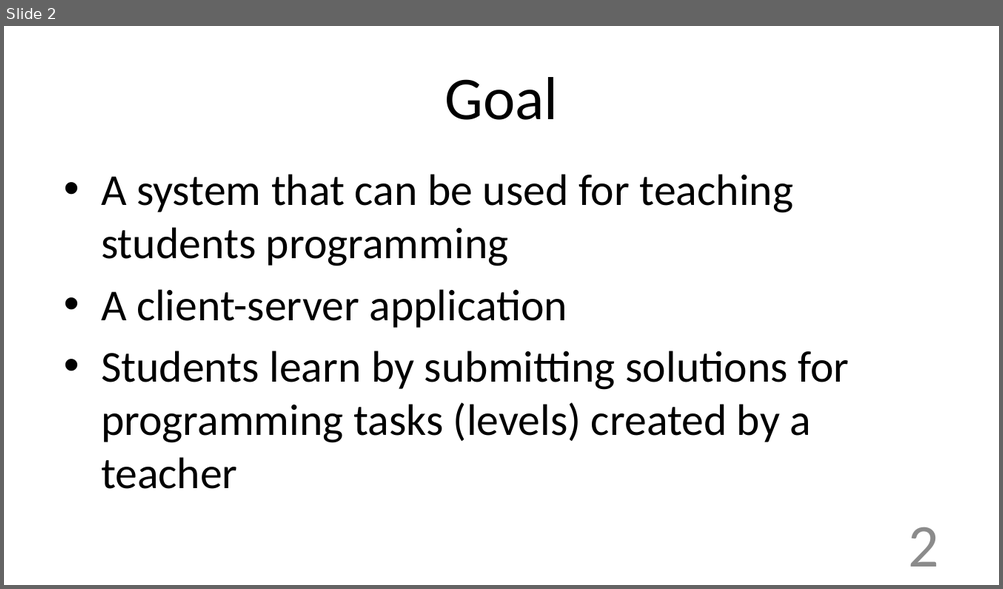
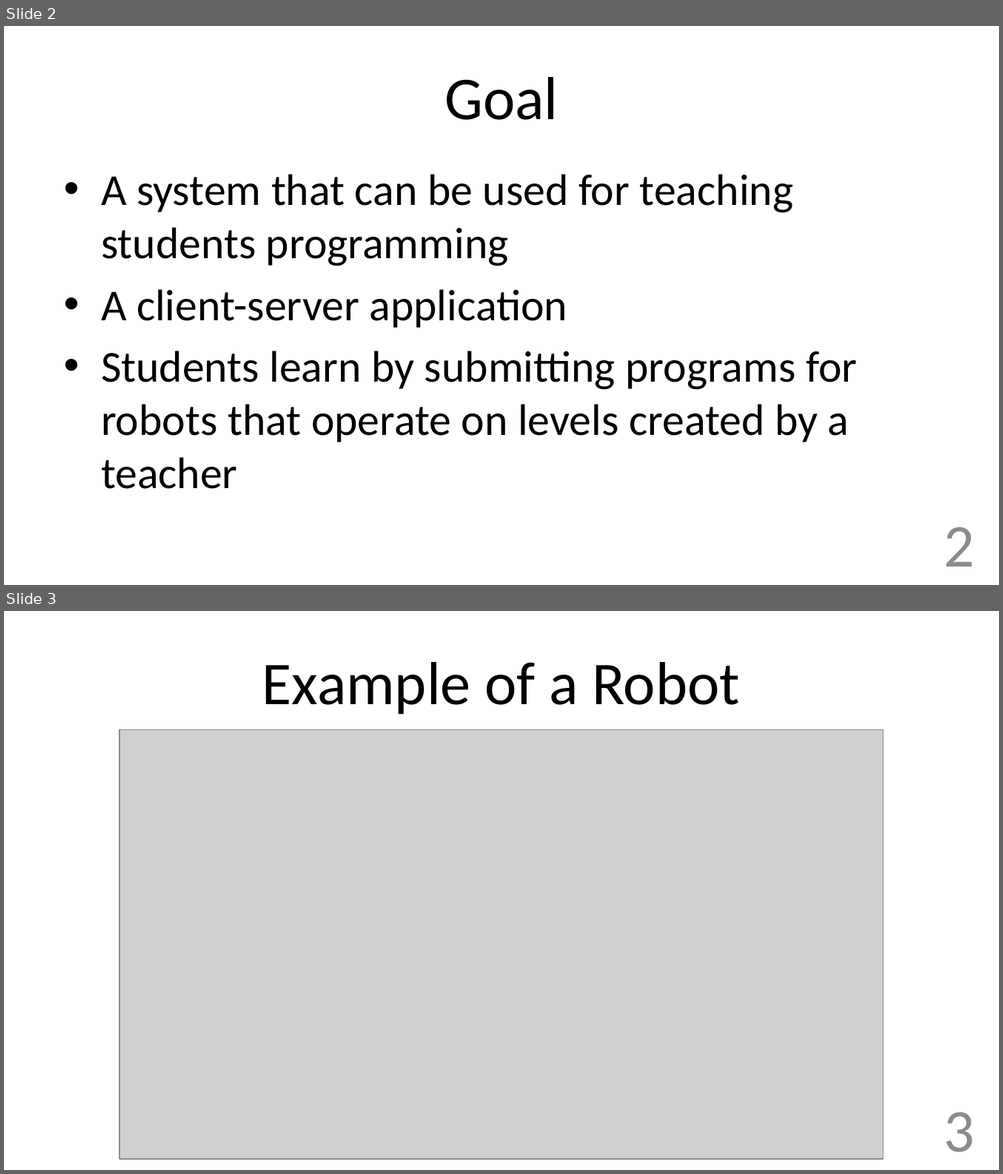
Before and after one commit to shiftuya/Robots, a slide deck: presentation.pptx. Shown one above the other, each under a label of ours: slide 2 before the commit, slides 2 and 3 after it. The pictures are 1003x589 and 1003x1174 pixels, drawn with LibreOffice and Linux fonts; fonts in the diff are those of the drawing; grey boxes stand for pictures. Boxes give left, top, right and bottom in pixels: in the first picture for what was removed or moved away, otherwise in the second. Text is boxed around its words. In the diff, an @@ line names an element or a change of style, - is before the commit and + after.

```diff
--- a/presentation.pptx
+++ b/presentation.pptx
@@ slide 3 added at bbox=[4, 611, 999, 1170], background #FFFFFF @@
@@ title added at bbox=[262, 662, 740, 715], 44 pt, text #000000 @@
+Example of a Robot
@@ picture added at bbox=[119, 729, 883, 1159] @@
@@ page number added at bbox=[943, 1113, 974, 1153], 44 pt, text #8C8C8C @@
+3
@@ slide 2 changed as well @@
@@ text at bbox=[101, 351, 856, 489]: text changed @@
-• Students learn by submitting solutions for programming tasks (levels) created by a teacher
+• Students learn by submitting programs for robots that operate on levels created by a teacher
@@ page number: place and size @@
-page number at bbox=[908, 528, 939, 567]
+page number at bbox=[943, 528, 974, 567]
```
Also in this commit, not shown: 3 other slides changed, 8 other slides added, 11 slides removed.
